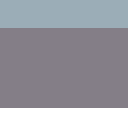
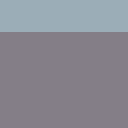
Before/after of a w=128, h=128 layered artwork. What changed in the layer stack:
painted on "Cubicle" over 0, 28, 128, 128
